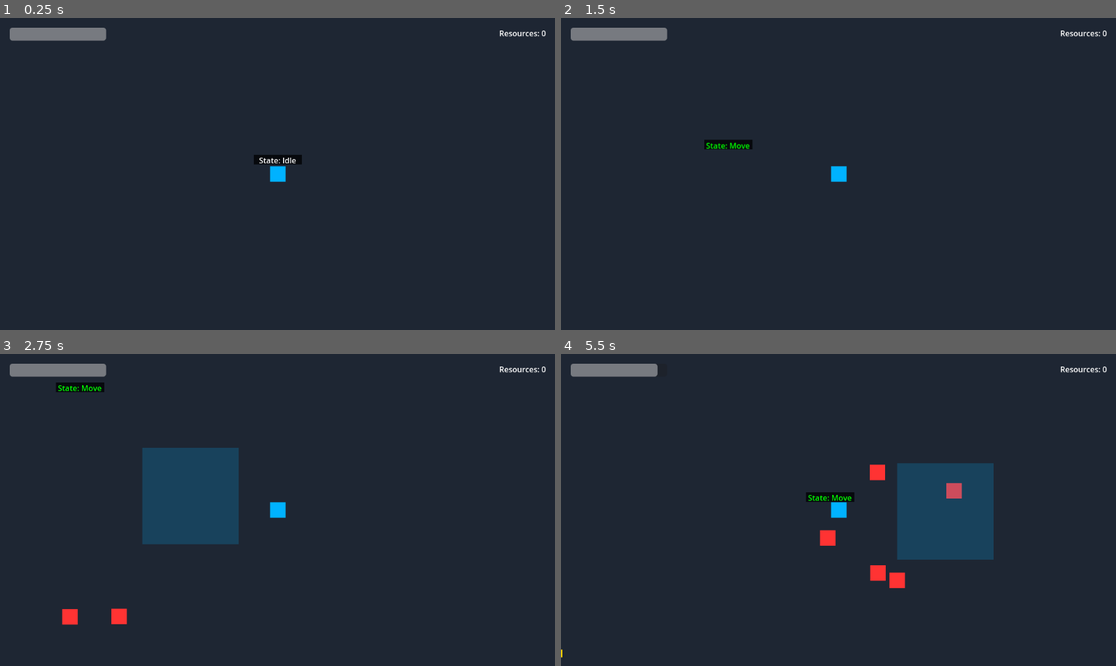
Above: before the commit, frames 1-4 (two rows, left to right).
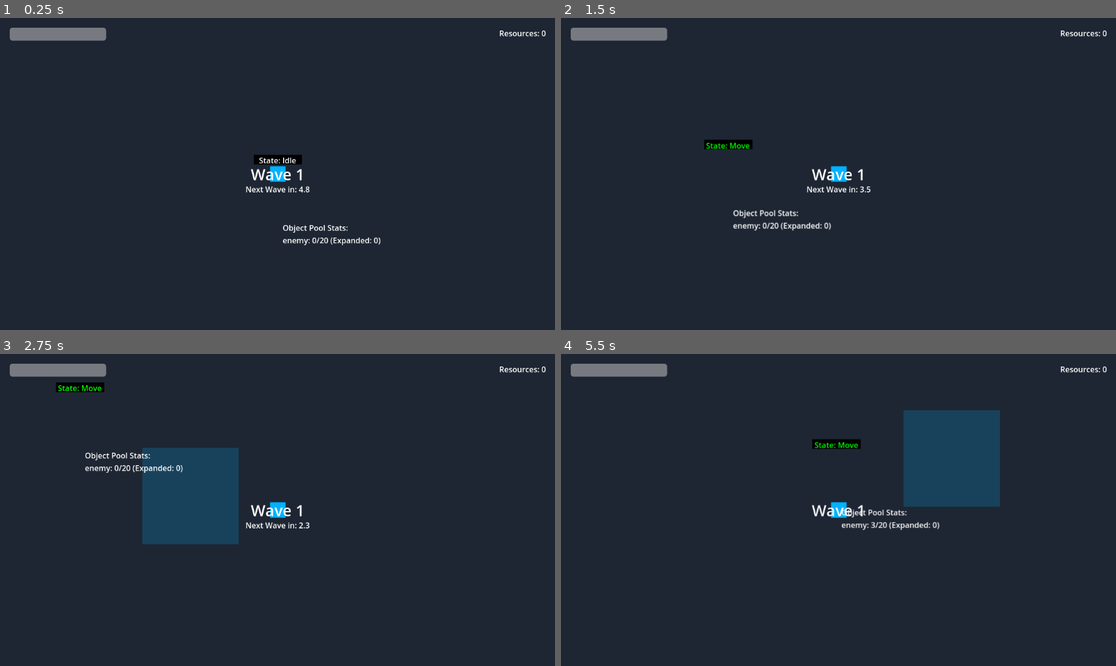
Above: after the commit, the same moments.

Repository: brian-cook/czgame
Game: Godot game, scene res://src/scenes/test/test_game.tscn
Two runs of this game, one before a commit and one after it. Both use one fixed random seed, a clock stepped at 60 frames per second and the inputs below.
Inputs (mouse positions are in pixels of both pictures, inside the frame that each line leads up to):
- Up to frame 1 (0.25 s): no input
- Up to frame 2 (1.5 s): tap Enter at 0.5 s; move the mouse to (960, 158) at 0.52 s; press the mouse at (960, 158) at 0.53 s; hold D (move_right) 0.53-1.28 s; move the mouse to (727, 189) at 1.27 s; release the mouse at (727, 189) at 1.28 s; hold S (move_down) from 1.28 s (still down); click (727, 189) at 1.35 s
- Up to frame 3 (2.75 s): move the mouse to (333, 441) at 2.02 s; release S (move_down) at 2.03 s; hold D (move_right) from 2.03 s (still down); hold Space (place_zone) from 2.03 s (still down); click (333, 441) at 2.3 s
- Up to frame 4 (5.5 s): move the mouse to (810, 572) at 2.77 s; release D (move_right) at 2.78 s; release Space (place_zone) at 2.78 s; hold W (move_up) 2.78-3.53 s; click (810, 572) at 2.85 s; move the mouse to (1005, 556) at 3.52 s; press the mouse at (1005, 556) at 3.53 s; hold A (move_left) 3.53-5.03 s; move the mouse to (672, 463) at 4.27 s; release the mouse at (672, 463) at 4.28 s; tap Space (place_zone) at 4.35 s; click (672, 463) at 4.55 s; move the mouse to (866, 510) at 5.02 s; press the mouse at (866, 510) at 5.03 s; hold S (move_down) from 5.03 s (still down)

The runs differ from the first frame. In frame 1, 0.6% of the frame differs, in the area x 44-69%, y 48-73%; in frame 2, 0.7%; in frame 3, 0.9%; in frame 4, 7.9%, in the area x 0-80%, y 3-98%.

Commit message:
enemy OP spawn manager

Diff:
--- a/project.godot
+++ b/project.godot
@@ -25,3 +25,6 @@
 PlayerIdleState="res://src/scripts/player/states/player_idle_state.gd"
 PlayerMoveState="res://src/scripts/player/states/player_move_state.gd"
 PlayerStateMachine="res://src/scripts/player/player_state_machine.gd"
+EnemyState="res://src/scripts/enemies/states/enemy_state.gd"
+EnemyChaseState="res://src/scripts/enemies/states/enemy_chase_state.gd"
+EnemyStateMachine="res://src/scripts/enemies/enemy_state_machine.gd"
--- a/src/scenes/enemies/basic_enemy.tscn
+++ b/src/scenes/enemies/basic_enemy.tscn
@@ -1,6 +1,10 @@
-[gd_scene load_steps=4 format=3]
+[gd_scene load_steps=8 format=3]
 
 [ext_resource type="Script" path="res://src/scripts/enemies/basic_enemy.gd" id="1_enemy"]
+[ext_resource type="Script" path="res://src/scripts/enemies/enemy_state_machine.gd" id="2_state_machine"]
+[ext_resource type="Script" path="res://src/scripts/enemies/states/enemy_chase_state.gd" id="3_chase"]
+[ext_resource type="Script" path="res://src/scripts/enemies/states/enemy_attack_state.gd" id="4_attack"]
+[ext_resource type="Script" path="res://src/scripts/enemies/states/enemy_stunned_state.gd" id="5_stunned"]
 
 [sub_resource type="CircleShape2D" id="CircleShape2D_1"]
 radius = 16.0
@@ -10,18 +14,30 @@
 
 [node name="BasicEnemy" type="CharacterBody2D"]
 collision_layer = 4
-collision_mask = 3
+collision_mask = 7
 script = ExtResource("1_enemy")
+
+[node name="StateMachine" type="Node" parent="."]
+script = ExtResource("2_state_machine")
+
+[node name="Chase" type="Node" parent="StateMachine"]
+script = ExtResource("3_chase")
+
+[node name="Attack" type="Node" parent="StateMachine"]
+script = ExtResource("4_attack")
+
+[node name="Stunned" type="Node" parent="StateMachine"]
+script = ExtResource("5_stunned")
 
 [node name="CollisionShape2D" type="CollisionShape2D" parent="."]
 shape = SubResource("CircleShape2D_1")
 
-[node name="ColorRect" type="ColorRect" parent="."]
+[node name="Sprite" type="ColorRect" parent="."]
 offset_left = -16.0
 offset_top = -16.0
 offset_right = 16.0
 offset_bottom = 16.0
-color = Color(1, 0.2, 0.2, 1)
+color = Color(1, 0.3, 0.3, 1)
 
 [node name="Hitbox" type="Area2D" parent="."]
 collision_layer = 4
--- a/src/scenes/test/test_game.tscn
+++ b/src/scenes/test/test_game.tscn
@@ -1,13 +1,22 @@
-[gd_scene load_steps=5 format=3 uid="uid://bo30iyjc41dfe"]
+[gd_scene load_steps=7 format=3 uid="uid://bo30iyjc41dfe"]
 
 [ext_resource type="PackedScene" path="res://src/scenes/enemies/basic_enemy.tscn" id="1_enemy"]
 [ext_resource type="PackedScene" path="res://src/scenes/player/basic_player.tscn" id="1_player"]
 [ext_resource type="Script" path="res://src/scripts/test/test_game.gd" id="1_test"]
 [ext_resource type="PackedScene" path="res://src/scenes/ui/resource_counter.tscn" id="5_counter"]
+[ext_resource type="Script" path="res://src/scripts/managers/object_pool_manager.gd" id="2_pool"]
+[ext_resource type="Script" path="res://src/scripts/managers/enemy_spawn_manager.gd" id="3_spawn"]
+[ext_resource type="PackedScene" path="res://src/scenes/ui/wave_indicator.tscn" id="6_wave"]
 
 [node name="TestGame" type="Node2D"]
 script = ExtResource("1_test")
 enemy_scene = ExtResource("1_enemy")
+
+[node name="ObjectPoolManager" type="Node" parent="."]
+script = ExtResource("2_pool")
+
+[node name="EnemySpawnManager" type="Node" parent="."]
+script = ExtResource("3_spawn")
 
 [node name="Background" type="ColorRect" parent="."]
 z_index = -1
@@ -21,6 +30,8 @@
 
 [node name="UI" type="CanvasLayer" parent="."]
 
+[node name="WaveIndicator" parent="UI" instance=ExtResource("6_wave")]
+
 [node name="HealthBar" type="ProgressBar" parent="UI"]
 offset_left = 20.0
 offset_top = 20.0
--- /dev/null
+++ b/src/scenes/ui/wave_indicator.tscn
@@ -0,0 +1,85 @@
+[gd_scene load_steps=5 format=3]
+
+[ext_resource type="Script" path="res://src/scripts/ui/wave_indicator.gd" id="1_wave"]
+
+[sub_resource type="Animation" id="Animation_1"]
+resource_name = "wave_start"
+length = 2.0
+tracks/0/type = "value"
+tracks/0/path = NodePath("WaveLabel:modulate")
+tracks/0/interp = 1
+tracks/0/loop = false
+tracks/0/keys = {
+"times": PackedFloat32Array(0, 0.5, 1.5, 2),
+"transitions": PackedFloat32Array(1, 1, 1, 1),
+"update": 0,
+"values": [Color(1, 1, 1, 0), Color(1, 1, 1, 1), Color(1, 1, 1, 1), Color(1, 1, 1, 0)]
+}
+
+[sub_resource type="Animation" id="Animation_2"]
+resource_name = "wave_complete"
+length = 2.0
+tracks/0/type = "value"
+tracks/0/path = NodePath("WaveLabel:modulate")
+tracks/0/interp = 1
+tracks/0/loop = false
+tracks/0/keys = {
+"times": PackedFloat32Array(0, 0.5, 1.5, 2),
+"transitions": PackedFloat32Array(1, 1, 1, 1),
+"update": 0,
+"values": [Color(1, 1, 1, 0), Color(1, 1, 1, 1), Color(1, 1, 1, 1), Color(1, 1, 1, 0)]
+}
+
+[sub_resource type="AnimationLibrary" id="AnimationLibrary_1"]
+_data = {
+"wave_complete": SubResource("Animation_2"),
+"wave_start": SubResource("Animation_1")
+}
+
+[node name="WaveIndicator" type="Control"]
+layout_mode = 3
+anchors_preset = 15
+anchor_right = 1.0
+anchor_bottom = 1.0
+grow_horizontal = 2
+grow_vertical = 2
+script = ExtResource("1_wave")
+
+[node name="WaveLabel" type="Label" parent="."]
+layout_mode = 1
+anchors_preset = 8
+anchor_left = 0.5
+anchor_top = 0.5
+anchor_right = 0.5
+anchor_bottom = 0.5
+offset_left = -100.0
+offset_top = -13.0
+offset_right = 100.0
+offset_bottom = 13.0
+grow_horizontal = 2
+grow_vertical = 2
+theme_override_font_sizes/font_size = 32
+text = "Wave 1"
+horizontal_alignment = 1
+
+[node name="TimerLabel" type="Label" parent="."]
+visible = false
+layout_mode = 1
+anchors_preset = 8
+anchor_left = 0.5
+anchor_top = 0.5
+anchor_right = 0.5
+anchor_bottom = 0.5
+offset_left = -100.0
+offset_top = 20.0
+offset_right = 100.0
+offset_bottom = 46.0
+grow_horizontal = 2
+grow_vertical = 2
+text = "Next Wave in: 5.0"
+horizontal_alignment = 1
+
+[node name="AnimationPlayer" type="AnimationPlayer" parent="."]
+libraries = {
+"": SubResource("AnimationLibrary_1")
+}
--- a/src/scripts/enemies/basic_enemy.gd
+++ b/src/scripts/enemies/basic_enemy.gd
@@ -5,8 +5,10 @@
 signal health_changed(new_health: float, max_health: float)
 
 @export_group("Movement")
-@export var speed: float = 150.0
+@export var speed: float = 200.0
 @export var acceleration: float = 1000.0
+@export var friction: float = 800.0
+@export var attack_range: float = 50.0
 
 @export_group("Combat")
 @export var max_health: float = 50.0
@@ -14,33 +16,28 @@
 @export var attack_cooldown: float = 1.0
 @export var knockback_force: float = 100.0
 
+@onready var state_machine: EnemyStateMachine = $StateMachine
+
 var _current_health: float
-var _can_attack: bool = true
 var _target: Node2D
 
 func _ready() -> void:
-	print("Enemy ready")  # Debug print
+	print("Enemy ready")
 	add_to_group("enemies")
 	_current_health = max_health
 	health_changed.emit(_current_health, max_health)
+	_find_target()
 
-func _physics_process(delta: float) -> void:
-	_update_target()
-	_handle_movement(delta)
+func get_target() -> Node2D:
+	if not is_instance_valid(_target):
+		_find_target()
+	return _target
 
-func _update_target() -> void:
-	if not _target or not is_instance_valid(_target):
-		_target = get_tree().get_first_node_in_group("players")
-		if _target:
-			print("Found target: ", _target.name)  # Debug print
-
-func _handle_movement(delta: float) -> void:
-	if not _target:
-		return
-
-	var direction = (_target.global_position - global_position).normalized()
-	velocity = velocity.move_toward(direction * speed, acceleration * delta)
-	move_and_slide()
+func _find_target() -> void:
+	var players = get_tree().get_nodes_in_group("players")
+	if players.size() > 0:
+		_target = players[0]
+		print("Found target: ", _target.name)
 
 func take_damage(amount: float, knockback_direction: Vector2 = Vector2.ZERO) -> void:
 	_current_health = max(0.0, _current_health - amount)
@@ -48,27 +45,34 @@
 
 	if knockback_direction != Vector2.ZERO:
 		velocity = knockback_direction * knockback_force
+		state_machine.transition_to("Stunned")
 
 	if _current_health <= 0:
 		die()
 
 func die() -> void:
-	print("Enemy died")  # Debug print
+	print("Enemy died")
 	enemy_died.emit()
-	queue_free()
 
-func _on_hitbox_area_entered(area: Area2D) -> void:
-	if not _can_attack:
-		return
+	# Return to pool instead of queue_free
+	process_mode = Node.PROCESS_MODE_DISABLED
+	hide()
 
-	var target = area.get_parent()
-	if target.has_method("take_damage") and target.is_in_group("players"):
-		print("Enemy hit player")  # Debug print
-		target.take_damage(damage)
-		_start_attack_cooldown()
+func attack() -> void:
+	if _target and _target.has_method("take_damage"):
+		print("Enemy hit player")
+		_target.take_damage(damage)
 
-func _start_attack_cooldown() -> void:
-	_can_attack = false
-	get_tree().create_timer(attack_cooldown).timeout.connect(
-		func(): _can_attack = true
-	)
+func initialize(pos: Vector2) -> void:
+	# Reset enemy state
+	global_position = pos
+	_current_health = max_health
+	health_changed.emit(_current_health, max_health)
+	velocity = Vector2.ZERO
+
+	# Reset state machine
+	if state_machine:
+		state_machine.transition_to("Chase")
+
+	show()
+	process_mode = Node.PROCESS_MODE_INHERIT
--- /dev/null
+++ b/src/scripts/enemies/enemy_state_machine.gd
@@ -0,0 +1,61 @@
+class_name EnemyStateMachine
+extends Node
+
+signal state_changed(state_name: String)
+
+var current_state: EnemyState
+var states: Dictionary = {}
+var debug_label: Label
+
+func _ready() -> void:
+	# Create debug label with better visibility
+	debug_label = Label.new()
+	debug_label.position = Vector2(-50, -40)
+	debug_label.horizontal_alignment = HORIZONTAL_ALIGNMENT_CENTER
+	debug_label.size = Vector2(100, 20)
+
+	# Add background for better visibility
+	var bg = ColorRect.new()
+	bg.color = Color(0, 0, 0, 0.5)
+	bg.size = Vector2(100, 20)
+	bg.position = Vector2(-50, -40)
+
+	add_child(bg)
+	add_child(debug_label)
+
+	for child in get_children():
+		if child is EnemyState:
+			states[child.name.to_lower()] = child
+			child.enemy = owner as BasicEnemy
+
+	if states.has("chase"):
+		transition_to("chase")
+
+func _process(_delta: float) -> void:
+	if current_state and OS.is_debug_build():
+		debug_label.text = "State: " + current_state.name
+		debug_label.modulate = _get_state_color(current_state.name)
+
+func _get_state_color(state_name: String) -> Color:
+	match state_name.to_lower():
+		"chase": return Color.YELLOW
+		"attack": return Color.RED
+		"stunned": return Color.GRAY
+		_: return Color.WHITE
+
+func _physics_process(delta: float) -> void:
+	if current_state:
+		current_state.physics_update(delta)
+
+func transition_to(state_name: String) -> void:
+	if current_state:
+		print("Enemy exiting state: ", current_state.name)
+		current_state.exit()
+
+	if states.has(state_name.to_lower()):
+		current_state = states[state_name.to_lower()]
+		print("Enemy entering state: ", state_name)
+		current_state.enter()
+		state_changed.emit(state_name)
+	else:
+		push_error("Enemy state not found: " + state_name)
--- /dev/null
+++ b/src/scripts/enemies/states/enemy_attack_state.gd
@@ -0,0 +1,39 @@
+class_name EnemyAttackState
+extends EnemyState
+
+var _attack_cooldown: float = 1.0
+var _timer: float = 0.0
+var _can_attack: bool = true
+
+func enter() -> void:
+	_timer = 0.0
+	_can_attack = true
+
+func physics_update(delta: float) -> void:
+	var target = enemy.get_target()
+	if not target:
+		enemy.state_machine.transition_to("Chase")
+		return
+
+	_timer += delta
+
+	# Check if target moved out of range
+	if enemy.global_position.distance_to(target.global_position) > enemy.attack_range:
+		enemy.state_machine.transition_to("Chase")
+		return
+
+	# Slow down when attacking
+	enemy.velocity = enemy.velocity.move_toward(Vector2.ZERO, enemy.friction * delta)
+
+	# Attack if possible
+	if _can_attack:
+		_perform_attack()
+
+func _perform_attack() -> void:
+	_can_attack = false
+	enemy.attack()  # This should be implemented in basic_enemy.gd
+
+	# Reset attack cooldown
+	get_tree().create_timer(_attack_cooldown).timeout.connect(
+		func(): _can_attack = true
+	)
--- /dev/null
+++ b/src/scripts/enemies/states/enemy_chase_state.gd
@@ -0,0 +1,18 @@
+class_name EnemyChaseState
+extends EnemyState
+
+func physics_update(delta: float) -> void:
+	var target = enemy.get_target()
+	if not target:
+		return
+
+	var direction = (target.global_position - enemy.global_position).normalized()
+	enemy.velocity = enemy.velocity.move_toward(
+		direction * enemy.speed,
+		enemy.acceleration * delta
+	)
+	enemy.move_and_slide()
+
+	# Check if close enough to attack
+	if enemy.global_position.distance_to(target.global_position) <= enemy.attack_range:
+		enemy.state_machine.transition_to("Attack")
--- /dev/null
+++ b/src/scripts/enemies/states/enemy_state.gd
@@ -0,0 +1,16 @@
+class_name EnemyState
+extends Node
+
+var enemy: BasicEnemy
+
+func enter() -> void:
+	pass
+
+func exit() -> void:
+	pass
+
+func update(_delta: float) -> void:
+	pass
+
+func physics_update(_delta: float) -> void:
+	pass
--- /dev/null
+++ b/src/scripts/enemies/states/enemy_stunned_state.gd
@@ -0,0 +1,21 @@
+class_name EnemyStunnedState
+extends EnemyState
+
+var _stun_time: float = 0.2
+var _timer: float = 0.0
+var _knockback_velocity: Vector2
+
+func enter() -> void:
+	_timer = 0.0
+	_knockback_velocity = enemy.velocity
+
+func physics_update(delta: float) -> void:
+	_timer += delta
+
+	if _timer >= _stun_time:
+		enemy.state_machine.transition_to("Chase")
+		return
+
+	# Apply knockback and friction
+	enemy.velocity = _knockback_velocity.move_toward(Vector2.ZERO, enemy.friction * delta)
+	enemy.move_and_slide()
--- /dev/null
+++ b/src/scripts/managers/enemy_spawn_manager.gd
@@ -0,0 +1,93 @@
+class_name EnemySpawnManager
+extends Node
+
+signal wave_started(wave_number: int)
+signal wave_completed(wave_number: int)
+
+@export_group("Wave Settings")
+@export var initial_enemies_per_wave := 5
+@export var enemies_increase_per_wave := 2
+@export var wave_preparation_time := 5.0
+@export var spawn_radius := 800.0
+
+@export_group("Difficulty Scaling")
+@export var health_increase_per_wave := 10.0
+@export var damage_increase_per_wave := 2.0
+@export var speed_increase_per_wave := 20.0
+
+var _current_wave := 0
+var _enemies_remaining := 0
+var _wave_in_progress := false
+var _object_pool: ObjectPoolManager
+var _player: Node2D
+var _wave_indicator: WaveIndicator
+
+func initialize(object_pool: ObjectPoolManager, player: Node2D, wave_indicator: WaveIndicator = null) -> void:
+	_object_pool = object_pool
+	_player = player
+	_wave_indicator = wave_indicator
+
+func start_next_wave() -> void:
+	if _wave_in_progress:
+		return
+
+	_current_wave += 1
+	var enemies_to_spawn = initial_enemies_per_wave + (_current_wave - 1) * enemies_increase_per_wave
+
+	print("Starting wave ", _current_wave, " with ", enemies_to_spawn, " enemies")
+
+	if _wave_indicator:
+		_wave_indicator.start_preparation_countdown(wave_preparation_time)
+
+	# Start preparation time
+	get_tree().create_timer(wave_preparation_time).timeout.connect(
+		func():
+			_spawn_wave(enemies_to_spawn)
+			wave_started.emit(_current_wave)
+			if _wave_indicator:
+				_wave_indicator.show_wave_start(_current_wave)
+	)
+
+func _spawn_wave(enemy_count: int) -> void:
+	_enemies_remaining = enemy_count
+	_wave_in_progress = true
+
+	for i in enemy_count:
+		_spawn_enemy()
+		await get_tree().create_timer(0.2).timeout  # Stagger spawns
+
+func _spawn_enemy() -> void:
+	if not _object_pool or not _player:
+		push_error("Spawn manager not properly initialized!")
+		return
+
+	var enemy = _object_pool.get_object("enemy") as BasicEnemy
+	if enemy:
+		var spawn_pos = _get_spawn_position()
+
+		# Apply wave-based scaling
+		enemy.max_health += health_increase_per_wave * (_current_wave - 1)
+		enemy.damage += damage_increase_per_wave * (_current_wave - 1)
+		enemy.speed += speed_increase_per_wave * (_current_wave - 1)
+
+		enemy.initialize(spawn_pos)
+		enemy.enemy_died.connect(_on_enemy_died)
+
+func _on_enemy_died() -> void:
+	_enemies_remaining -= 1
+
+	if _enemies_remaining <= 0:
+		_wave_in_progress = false
+		wave_completed.emit(_current_wave)
+		if _wave_indicator:
+			_wave_indicator.show_wave_complete(_current_wave)
+
+		# Start next wave after delay
+		get_tree().create_timer(3.0).timeout.connect(start_next_wave)
+
+func _get_spawn_position() -> Vector2:
+	if not _player:
+		return Vector2.ZERO
+
+	var angle = randf() * TAU
+	return _player.position + Vector2.RIGHT.rotated(angle) * spawn_radius
--- /dev/null
+++ b/src/scripts/managers/object_pool_manager.gd
@@ -0,0 +1,110 @@
+class_name ObjectPoolManager
+extends Node
+
+# Dictionary to store pools for different scene types
+var _pools: Dictionary = {}
+
+# Configuration for initial pool sizes
+const DEFAULT_POOL_SIZE = 20
+const POOL_SCENES = {
+	"enemy": {
+		"scene": preload("res://src/scenes/enemies/basic_enemy.tscn"),
+		"initial_size": 20
+	}
+}
+
+var _pool_stats: Dictionary = {}
+var _debug_label: Label
+
+func _ready() -> void:
+	_initialize_pools()
+	_setup_debug_display()
+
+func _initialize_pools() -> void:
+	for pool_name in POOL_SCENES:
+		var config = POOL_SCENES[pool_name]
+		_create_pool(pool_name, config.scene, config.initial_size)
+
+func _create_pool(pool_name: String, scene: PackedScene, size: int) -> void:
+	var pool: Array[Node] = []
+	_pool_stats[pool_name] = {
+		"total": size,
+		"active": 0,
+		"expansions": 0
+	}
+
+	for i in size:
+		var instance = scene.instantiate()
+		instance.process_mode = Node.PROCESS_MODE_DISABLED
+		add_child(instance)
+		instance.hide()
+		pool.append(instance)
+
+	_pools[pool_name] = pool
+	print("Created pool: ", pool_name, " with size: ", size)
+
+func get_object(pool_name: String) -> Node:
+	if not _pools.has(pool_name):
+		push_error("Pool not found: " + pool_name)
+		return null
+
+	var pool = _pools[pool_name]
+	var stats = _pool_stats[pool_name]
+
+	# Try to find an inactive object
+	for obj in pool:
+		if obj.process_mode == Node.PROCESS_MODE_DISABLED:
+			obj.process_mode = Node.PROCESS_MODE_INHERIT
+			obj.show()
+			stats.active += 1
+			return obj
+
+	# If no inactive objects, expand pool
+	print("Expanding pool: ", pool_name, " (Active: ", stats.active, "/", stats.total, ")")
+	stats.expansions += 1
+	stats.total += 1
+
+	var scene = POOL_SCENES[pool_name].scene
+	var new_obj = scene.instantiate()
+	add_child(new_obj)
+	pool.append(new_obj)
+	stats.active += 1
+	return new_obj
+
+func return_object(obj: Node, pool_name: String) -> void:
+	if not _pools.has(pool_name):
+		push_error("Pool not found: " + pool_name)
+		return
+
+	if obj not in _pools[pool_name]:
+		push_error("Object not from pool: " + pool_name)
+		return
+
+	obj.process_mode = Node.PROCESS_MODE_DISABLED
+	obj.hide()
+	_pool_stats[pool_name].active -= 1
+
+func get_pool_stats() -> Dictionary:
+	return _pool_stats
+
+func _setup_debug_display() -> void:
+	if not OS.is_debug_build():
+		return
+
+	_debug_label = Label.new()
+	_debug_label.position = Vector2(10, 100)
+	_debug_label.size = Vector2(200, 100)
+	add_child(_debug_label)
+
+func _process(_delta: float) -> void:
+	if OS.is_debug_build() and _debug_label:
+		var text = "Object Pool Stats:\n"
+		for pool_name in _pool_stats:
+			var stats = _pool_stats[pool_name]
+			text += "%s: %d/%d (Expanded: %d)\n" % [
+				pool_name,
+				stats.active,
+				stats.total,
+				stats.expansions
+			]
+		_debug_label.text = text
--- a/src/scripts/test/test_game.gd
+++ b/src/scripts/test/test_game.gd
@@ -9,6 +9,9 @@
 @onready var player := $Player as BasicPlayer
 @onready var health_bar := $UI/HealthBar as ProgressBar
 @onready var resource_counter := $UI/ResourceCounter as ResourceCounter
+@onready var object_pool_manager: ObjectPoolManager = $ObjectPoolManager
+@onready var enemy_spawn_manager: EnemySpawnManager = $EnemySpawnManager
+@onready var wave_indicator := $UI/WaveIndicator as WaveIndicator
 
 @export_group("Scene References")
 @export var enemy_scene: PackedScene
@@ -61,7 +64,7 @@
 func _setup_game() -> void:
 	_connect_signals()
 	_setup_ui()
-	_spawn_initial_enemies()
+	_setup_spawn_manager()
 	_setup_comfort_zone_placement()
 	print("Game setup complete")
 
@@ -76,6 +79,13 @@
 		health_bar.max_value = player.max_health
 		health_bar.value = player.max_health
 
+func _setup_spawn_manager() -> void:
+	if enemy_spawn_manager:
+		enemy_spawn_manager.initialize(object_pool_manager, player, wave_indicator)
+		enemy_spawn_manager.wave_started.connect(_on_wave_started)
+		enemy_spawn_manager.wave_completed.connect(_on_wave_completed)
+		enemy_spawn_manager.start_next_wave()
+
 func _setup_comfort_zone_placement() -> void:
 	Input.mouse_mode = Input.MOUSE_MODE_VISIBLE
 
@@ -87,16 +97,13 @@
 	if not player or _active_enemies.size() >= max_enemies:
 		return
 
-	var enemy = enemy_scene.instantiate() as BasicEnemy
-	if not enemy:
-		push_error("Failed to instantiate enemy!")
-		return
-
-	var spawn_position = _get_random_spawn_position()
-	enemy.position = spawn_position
-	enemy.enemy_died.connect(_on_enemy_died.bind(enemy))
-	add_child(enemy)
-	_active_enemies.append(enemy)
+	var enemy = object_pool_manager.get_object("enemy") as BasicEnemy
+	if enemy:
+		enemy.initialize(_get_random_spawn_position())
+		enemy.enemy_died.connect(
+			func(): _on_enemy_died(enemy)
+		)
+		_active_enemies.append(enemy)  # Add to active enemies list
 
 func _place_comfort_zone(spawn_pos: Vector2) -> void:
 	# Remove existing zone if it exists
@@ -137,8 +144,11 @@
 	)
 	timer.start()
 
-func _on_enemy_died(enemy: BasicEnemy) -> void:
-	_active_enemies.erase(enemy)
+func _on_enemy_died(enemy: Node) -> void:
+	_active_enemies.erase(enemy)  # Remove from active enemies list
+	object_pool_manager.return_object(enemy, "enemy")
+
+	# Spawn new enemy after delay
 	get_tree().create_timer(2.0).timeout.connect(_spawn_enemy)
 
 func _setup_input_actions() -> void:
@@ -239,3 +249,11 @@
 		print("Player collected resource: ", amount)  # Debug print
 	else:
 		push_error("Resource counter not found!")
+
+func _on_wave_started(wave_number: int) -> void:
+	print("Wave ", wave_number, " started!")
+	# TODO: Update UI
+
+func _on_wave_completed(wave_number: int) -> void:
+	print("Wave ", wave_number, " completed!")
+	# TODO: Update UI
--- /dev/null
+++ b/src/scripts/ui/wave_indicator.gd
@@ -0,0 +1,33 @@
+class_name WaveIndicator
+extends Control
+
+@onready var wave_label: Label = $WaveLabel
+@onready var timer_label: Label = $TimerLabel
+@onready var animation_player: AnimationPlayer = $AnimationPlayer
+
+var _preparation_time: float = 0.0
+var _timer: float = 0.0
+var _in_preparation: bool = false
+
+func show_wave_start(wave_number: int) -> void:
+	wave_label.text = "Wave %d" % wave_number
+	animation_player.play("wave_start")
+
+func show_wave_complete(wave_number: int) -> void:
+	wave_label.text = "Wave %d Complete!" % wave_number
+	animation_player.play("wave_complete")
+
+func start_preparation_countdown(time: float) -> void:
+	_preparation_time = time
+	_timer = time
+	_in_preparation = true
+	timer_label.show()
+
+func _process(delta: float) -> void:
+	if _in_preparation:
+		_timer = max(0.0, _timer - delta)
+		timer_label.text = "Next Wave in: %.1f" % _timer
+
+		if _timer <= 0:
+			_in_preparation = false
+			timer_label.hide()
Not shown, changed: ai_resources/checklists/core_game_loop_checklist.txt
